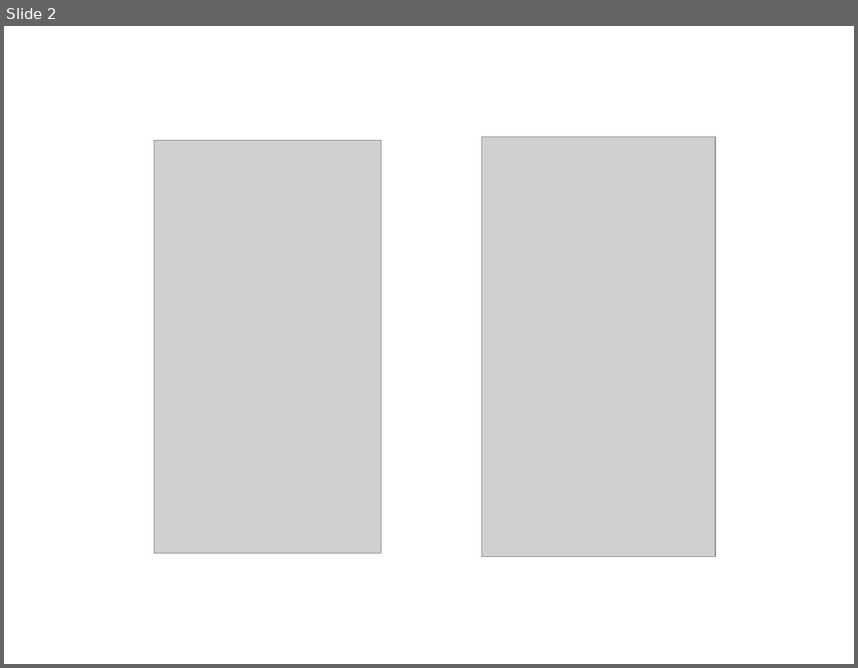
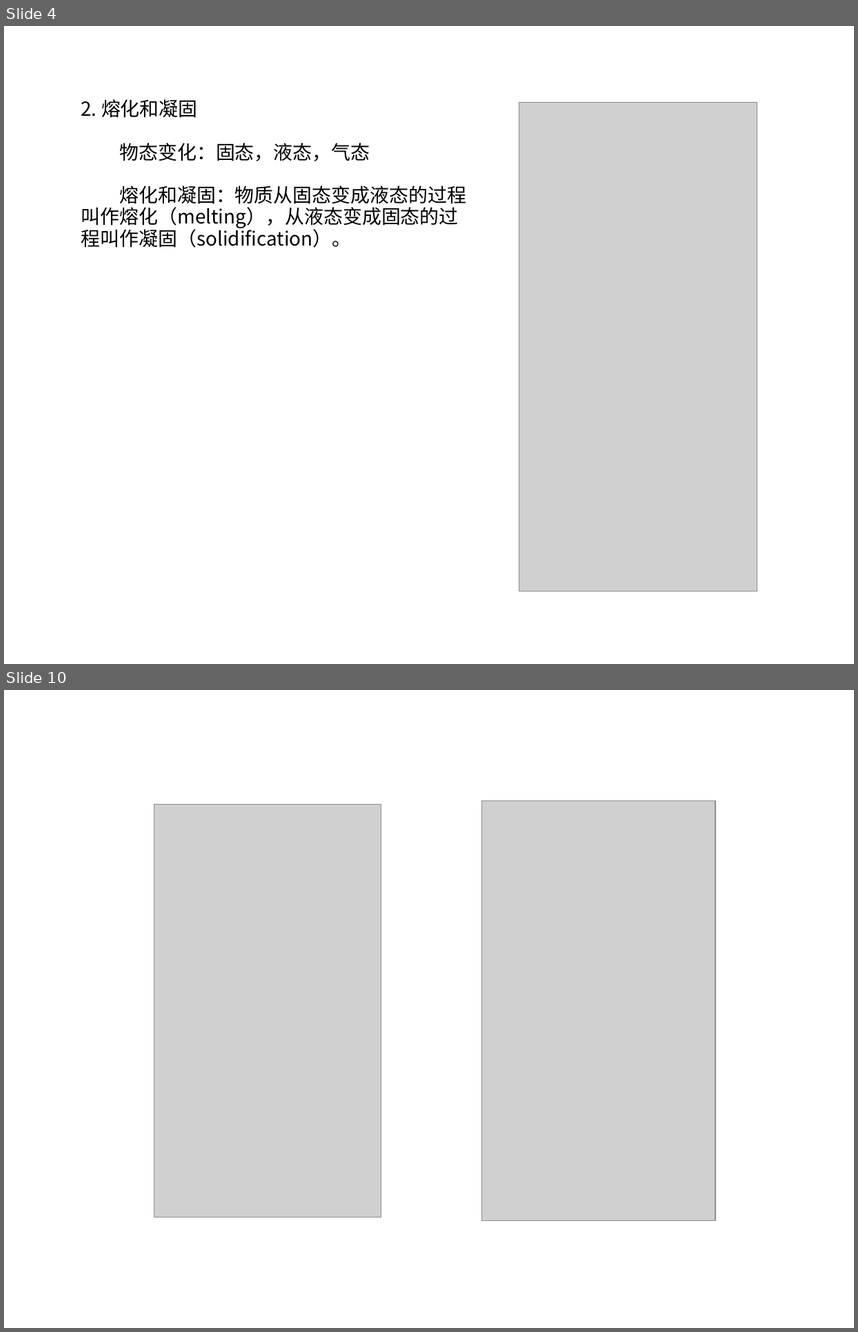
Before and after one commit to ericzhang/english-math, a slide deck: physics/grade-8-上/8上物理人教版-unit-3-物态变化.ppt. Shown one above the other, each under a label of ours: slide 2 before the commit, slides 4 and 10 after it; the slides between them are not shown. The pictures are 858x668 and 858x1332 pixels, drawn with LibreOffice and Linux fonts; fonts in the diff are those of the drawing; grey boxes stand for pictures. Boxes give left, top, right and bottom in pixels: in the first picture for what was removed or moved away, otherwise in the second. Text is boxed around its words. In the diff, an @@ line names an element or a change of style, - is before the commit and + after.

```diff
--- a/physics/grade-8-上/8上物理人教版-unit-3-物态变化.ppt
+++ b/physics/grade-8-上/8上物理人教版-unit-3-物态变化.ppt
@@ slide 4 added at (4, 26, 854, 664), background #FFFFFF @@
@@ text added at (81, 99, 466, 247), 18 pt, text #000000 @@
+2. 熔化和凝固
+物态变化：固态，液态，气态
+熔化和凝固：物质从固态变成液态的过程
+叫作熔化（melting），从液态变成固态的过
+程叫作凝固（solidification）。
@@ picture added at (519, 103, 757, 590) @@
@@ what was slide 2 is now slide 10 @@
```
Also in this commit, not shown: 8 other slides added, 45 other files.
